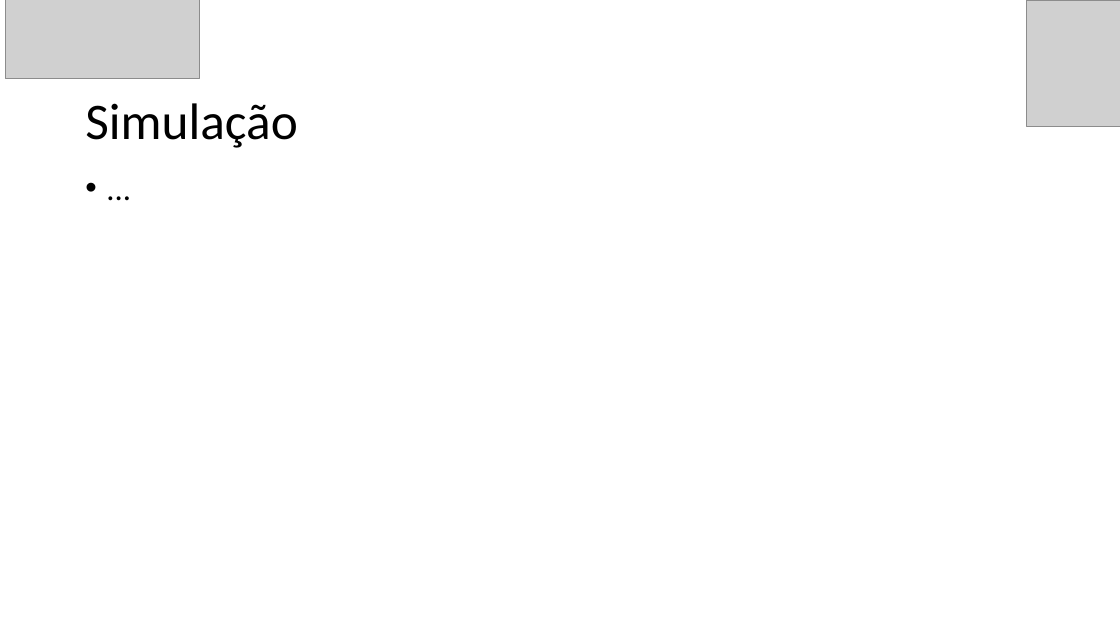
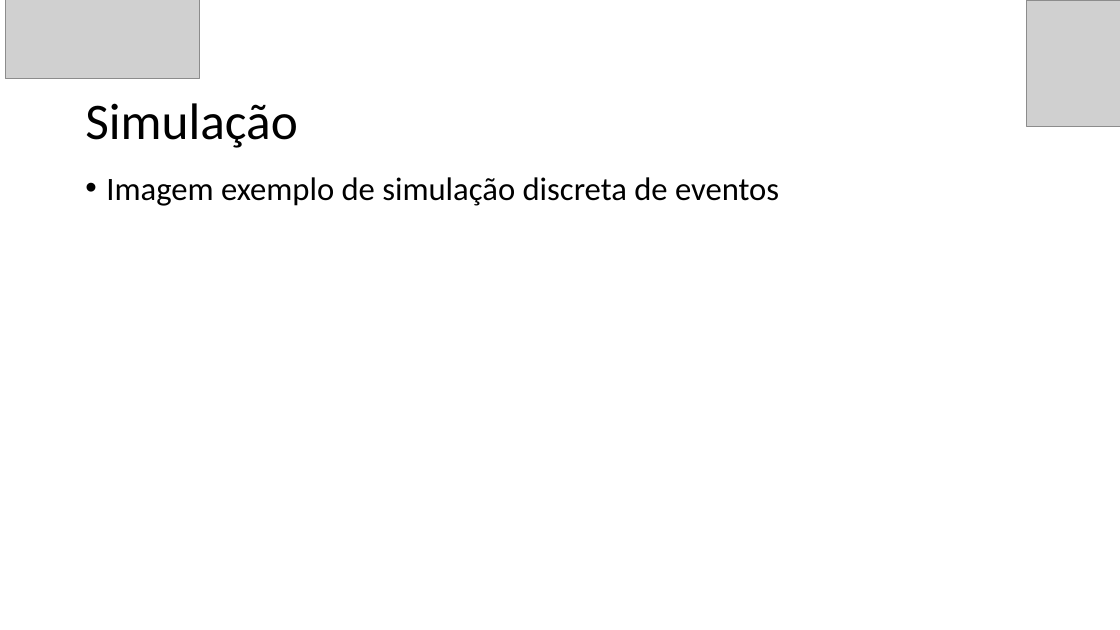
Before and after one commit to GuilhermeBizzani/TCC, a slide deck: slide 6 of Defesa Projeto.pptx. Drawn at 1120x630 pixels with LibreOffice and Linux fonts; fonts in the diff are those of the drawing; grey boxes stand for pictures. Boxes give left, top, right and bottom in pixels: in the first picture for what was removed or moved away, otherwise in the second. Text is boxed around its words. In the diff, an @@ line names an element or a change of style, - is before the commit and + after.

```diff
--- a/Defesa Projeto.pptx
+++ b/Defesa Projeto.pptx
@@ text at [106,177,779,206]: text changed @@
-• ...
+• Imagem exemplo de simulação discreta de eventos
```
Also in this commit, not shown: 1 other slide changed, 4 slides added, 1 slide removed.
